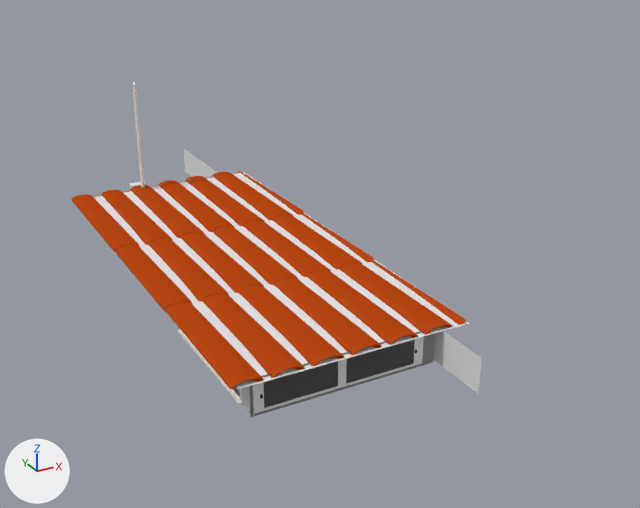
Before and after pictures for a commit that changed the Blender file lyddaero/lyddaero.3445blend.blend.
Camera for both pictures: a 50 mm lens placed at (-266.0, -563.0, 341.0), pointed at (98.0, 98.0, 10.0). The lights are fixed; the arrows at lower left show +X, +Y and +Z.

Script lines for the objects in view, before the commit:
```python
ob_air_traffic_control = bpy.data.objects.new('Air Traffic Control', me_cylinder_001)
ob_air_traffic_control.location = (0.1, 311.8, 81.7)
ob_air_traffic_control.scale = (1.94, 2.53, 54.6)
ob_lyddaerolterminal__002 = bpy.data.objects.new('lyddaerolTerminal .002', me_room_003)
ob_lyddaerolterminal__002.location = (-61.0, -91.6, -5.4)
ob_lyddaerolterminal__002.scale = (153.0, 47.9, 12.6)
ob_lyddaerolterminal__003 = bpy.data.objects.new('lyddaerolTerminal .003', me_room_004)
ob_lyddaerolterminal__003.location = (95.9, -141.3, -7.2)
ob_lyddaerolterminal__003.rotation_euler = (0.0, 0.0, 1.576)  # degrees (0, 0, 90)
ob_lyddaerolterminal__003.scale = (577.0, -5.62, 12.6)
ob_lyddaerolterminal__005 = bpy.data.objects.new('lyddaerolTerminal .005', me_room_002)
ob_lyddaerolterminal__005.location = (-58.6, -91.9, -6.3)
ob_lyddaerolterminal__005.rotation_euler = (0.0, 0.0, 1.569)  # degrees (0, 0, 90)
ob_lyddaerolterminal__005.scale = (409.0, 52.5, 12.9)
ob_lyddaerolterminal_l_roof = bpy.data.objects.new('lyddaerolTerminal l Roof', me_roof)
ob_lyddaerolterminal_l_roof.location = (-74.4, -95.3, 23.0)
ob_lyddaerolterminal_l_roof.scale = (180.0, 332.0, 58.7)
ob_lyddaerolterminal_plasterboard = bpy.data.objects.new('lyddaerolTerminal Plasterboard', me_plane)
ob_lyddaerolterminal_plasterboard.location = (23.9, 109.0, 23.3)
ob_lyddaerolterminal_plasterboard.scale = (95.6, 206.0, 47.7)
ob_lyddculterminal_window_group_001 = bpy.data.objects.new('lyddculTerminal Window_Group.001', None)
ob_lyddculterminal_window_group_001.location = (-60.29, -14.12, -3.155)
ob_lyddculterminal_window_group_001.scale = (19.5, 48.6, 11.2)
ob_lyddculterminalwindow_group = bpy.data.objects.new('lyddculTerminalWindow_Group', None)
ob_lyddculterminalwindow_group.location = (10.91, -92.14, -2.382)
ob_lyddculterminalwindow_group.scale = (26.7, 4.35, 24.1)
ob_window_l = bpy.data.objects.new('Window.L', me_window_l)
ob_window_l.parent = ob_windowframe
ob_window_l.location = (-0.59, -0.023, 0.025)
# also in view: 'Window.R' at (43.0, -92.0, 10.0)
```
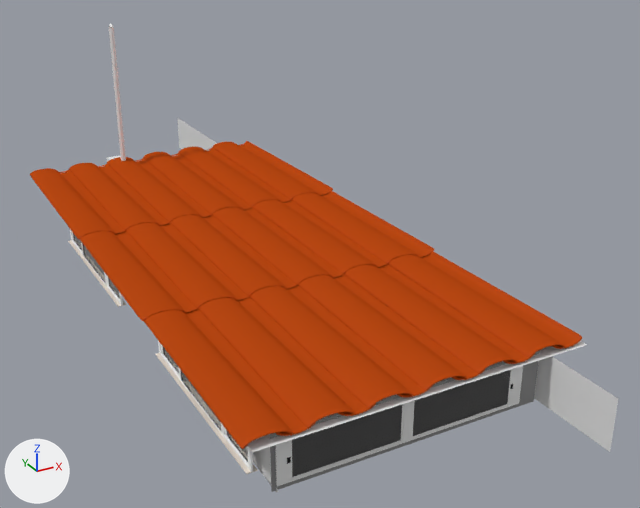
ob_lyddculterminal_window_group_001 is not drawn itself; it is the parent of ob_ctrl_hole_003, ob_lyddaerolterminal_window_001.
ob_lyddculterminalwindow_group is not drawn itself; it is the parent of ob_windowframe, ob_ctrl_hole_001.

Boxes [x1, y1, x2, y2] around the edits, measured in the pictures (640 x 508 px):
'lyddaerolTerminal l Roof', moved, rescaled (40% wider, 41% taller)
    before: [71, 171, 466, 389]
    after: [30, 141, 582, 449]
'lyddaerolTerminal Plasterboard', moved, rescaled
    before: [94, 172, 469, 389]
    after: [247, 341, 587, 452]
'lyddaerolTerminal .003', moved, rescaled (48% wider, 36% taller)
    before: [184, 149, 481, 394]
    after: [177, 118, 618, 452]
'Window.L', moved, rescaled (47% wider, 56% taller)
    before: [259, 361, 339, 410]
    after: [286, 404, 404, 481]
'Window.R', moved, rescaled (44% wider, 50% taller)
    before: [339, 338, 418, 387]
    after: [402, 368, 516, 442]
'lyddaerolTerminal .002', moved, rescaled (44% wider, 60% taller)
    before: [249, 329, 435, 417]
    after: [270, 351, 539, 492]
'lyddaerolTerminal Window.002', added
    after: [155, 340, 258, 474]
'WindowFrame', moved, rescaled (44% wider, 55% taller)
    before: [253, 337, 424, 414]
    after: [276, 366, 523, 486]
'lyddaerolTerminal Window.001', moved, rescaled (12% narrower)
    before: [177, 328, 243, 404]
    after: [68, 229, 126, 307]
'Air Traffic Control', moved, rescaled
    before: [132, 85, 145, 188]
    after: [109, 26, 126, 161]
'lyddaerolTerminal .005', moved, rescaled
    before: [95, 229, 254, 415]
    after: [151, 331, 277, 490]
'Baseboard.001', moved, rescaled
    before: [115, 252, 255, 418]
    after: [144, 322, 278, 492]
'Handle', moved, rescaled
    before: [260, 394, 263, 399]
    after: [287, 457, 291, 464]
'Handle.001', moved, rescaled (not visible before)
    after: [510, 384, 513, 389]

The change, as a list of edits to the scene's bpy script:
```text
Add mat_plastic_002:
    mat_plastic_002 = bpy.data.materials.new('Plastic.002')
    # nodes: BsdfAnisotropic, BsdfDiffuse, MixShader, OutputMaterial
    # colours: black #000000
Add mat_pvc_002:
    mat_pvc_002 = bpy.data.materials.new('PVC.002')
    # nodes: BsdfAnisotropic, BsdfDiffuse, MixShader, OutputMaterial
    # colours: white #ffffff
Add mat_glass_002:
    mat_glass_002 = bpy.data.materials.new('Glass.002')
    # nodes: BsdfAnisotropic, BsdfRefraction, BsdfTransparent, LightPath, MixShader, OutputMaterial
    # colours: white #e7e7e7
Add mat_marble_002:
    mat_marble_002 = bpy.data.materials.new('Marble.002')
    # nodes: BsdfAnisotropic, BsdfDiffuse, MixShader, OutputMaterial
    # colours: white #f3e7da
Add me_window_003:
    me_window_003.from_pydata(...)  # 144 vertices, 108 faces; spans x -1.28..1.28, y -0.31..-0.03, z -0.06..2.03
    # faces by material slot: [60, 36, 6, 6]
    me_window_003.materials.append(mat_pvc_002)
    me_window_003.materials.append(mat_plastic_002)
    me_window_003.materials.append(mat_glass_002)
    me_window_003.materials.append(mat_marble_002)
Change ob_lyddaerolterminal__002:
    ob_lyddaerolterminal__002.location: (-61.0, -91.6, -5.4) -> (-78.3, -159.8, -14.0)
    ob_lyddaerolterminal__002.scale: (153.0, 47.9, 12.6) -> (211.0, 66.1, 17.4)
Change ob_lyddaerolterminal__003:
    ob_lyddaerolterminal__003.location: (95.9, -141.3, -7.2) -> (138.2, -228.4, -16.5)
    ob_lyddaerolterminal__003.scale: (577.0, -5.62, 12.6) -> (796.0, -7.76, 17.4)
Change ob_lyddaerolterminal__005:
    ob_lyddaerolterminal__005.location: (-58.6, -91.9, -6.3) -> (-75.1, -160.3, -15.2)
    ob_lyddaerolterminal__005.scale: (409.0, 52.5, 12.9) -> (565.0, 72.5, 17.9)
Change ob_lyddaerolterminal_l_roof:
    ob_lyddaerolterminal_l_roof.location: (-74.4, -95.3, 23.0) -> (-96.9, -164.9, 27.6)
    ob_lyddaerolterminal_l_roof.scale: (180.0, 332.0, 58.7) -> (248.0, 459.0, 81.0)
Change ob_lyddaerolterminal_plasterboard:
    ob_lyddaerolterminal_plasterboard.location: (23.9, 109.0, 23.3) -> (38.8, 117.0, 25.6)
    ob_lyddaerolterminal_plasterboard.scale: (95.6, 206.0, 47.7) -> (132.0, 284.0, 65.8)
Change ob_lyddculterminal_window_group_001:
    ob_lyddculterminal_window_group_001.location: (-60.29, -14.12, -3.155) -> (-84.84, 210.3, -10.93)
    ob_lyddculterminal_window_group_001.scale: (19.5, 48.6, 11.2) -> (26.9, 67.1, 15.5)
Change ob_lyddculterminalwindow_group:
    ob_lyddculterminalwindow_group.location: (10.91, -92.14, -2.382) -> (20.84, -160.6, -9.863)
    ob_lyddculterminalwindow_group.scale: (26.7, 4.35, 24.1) -> (36.8, 6.0, 33.3)
Change ob_air_traffic_control:
    ob_air_traffic_control.location: (0.1, 311.8, 81.7) -> (5.9, 396.9, 106.2)
    ob_air_traffic_control.scale: (1.94, 2.53, 54.6) -> (2.68, 3.49, 75.4)
Add ob_lyddaerolterminal_window_002:
    ob_lyddaerolterminal_window_002 = bpy.data.objects.new('lyddaerolTerminal Window.002', me_window_003)
    ob_lyddaerolterminal_window_002.parent = ob_lyddculterminal_window_group_002
    ob_lyddaerolterminal_window_002.location = (0.0, 0.0, 0.0)
    ob_lyddaerolterminal_window_002.rotation_euler = (0.00349, 0.0, -1.562)  # degrees (0.2, 0, -89)
Add ob_lyddculterminal_window_group_002:
    ob_lyddculterminal_window_group_002 = bpy.data.objects.new('lyddculTerminal Window_Group.002', None)
    ob_lyddculterminal_window_group_002.location = (-77.41, -52.77, -11.3)
    ob_lyddculterminal_window_group_002.scale = (26.9, 67.1, 15.5)
```
